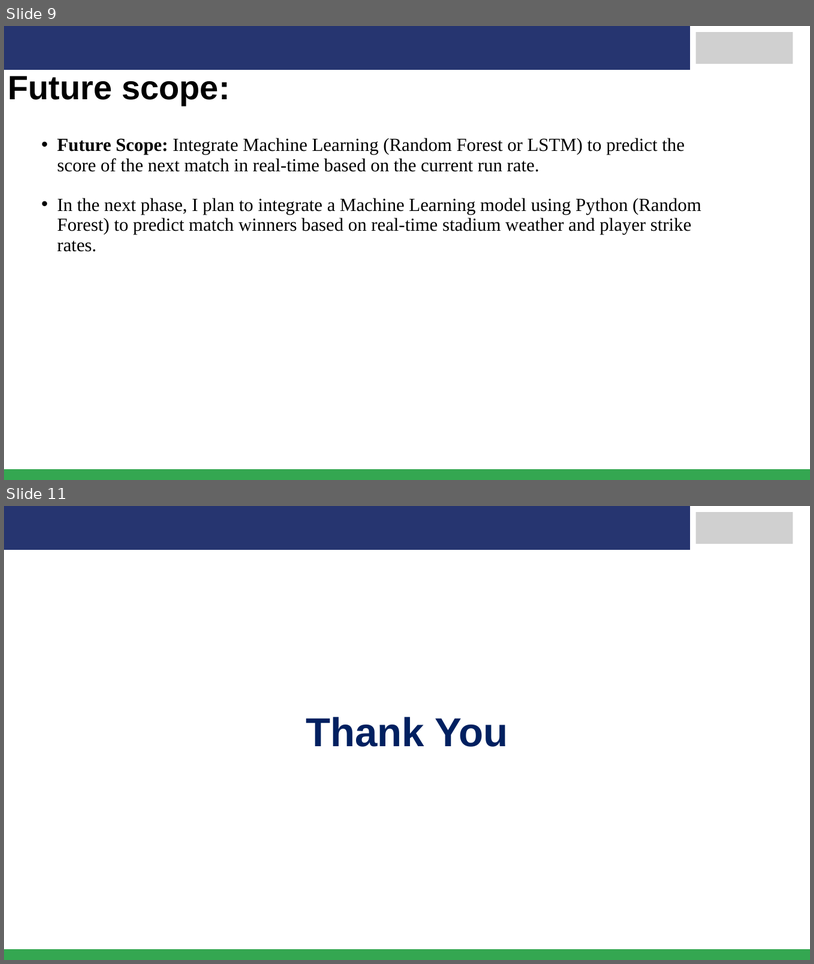
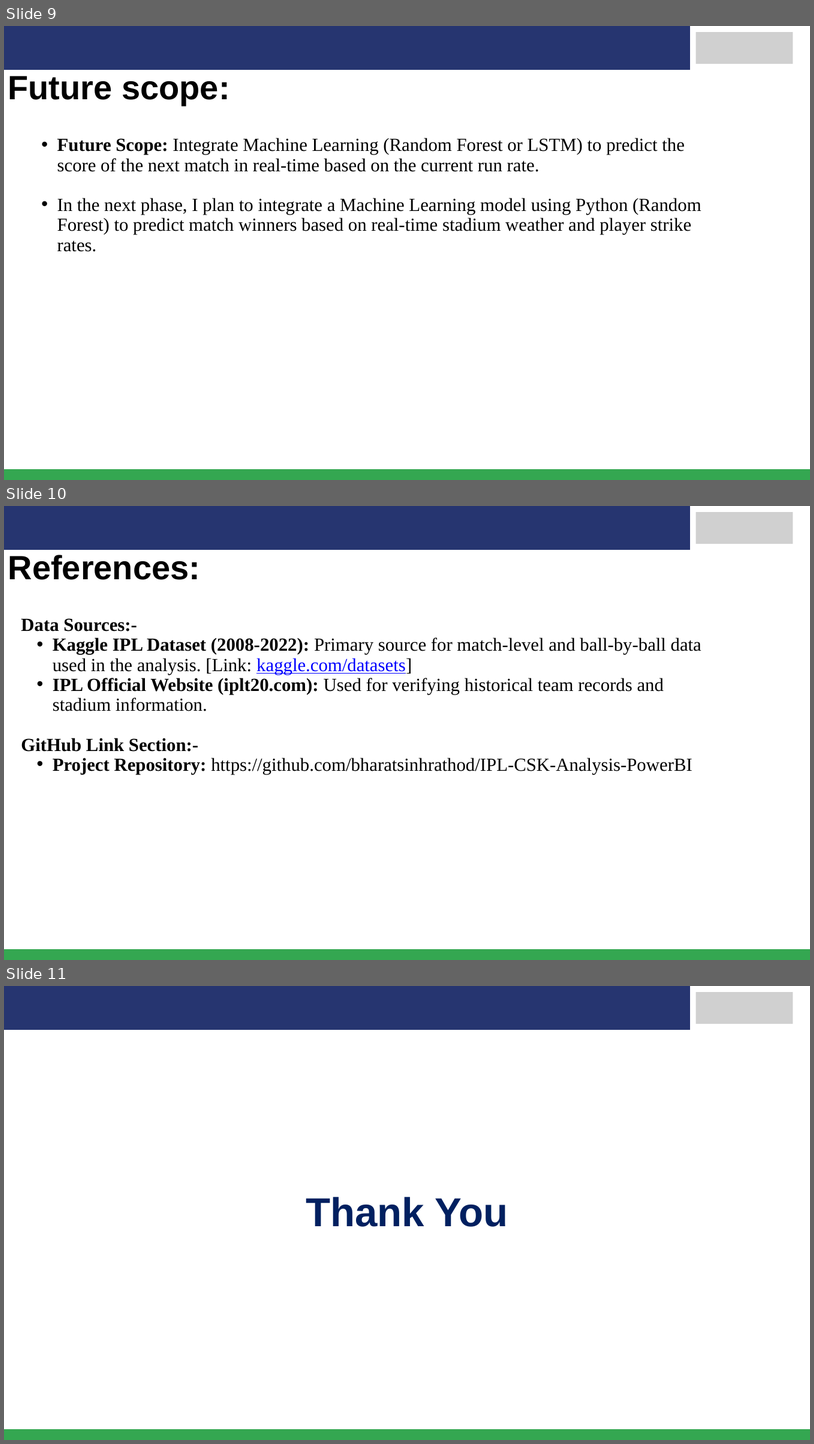
Before and after one commit to bharatsinhrathod/IPL-CSK-Analysis-PowerBI, a slide deck: IPL-CSK-Analysis-PowerBI.pptx. Shown one above the other, each under a label of ours: slides 9 and 11 before the commit, slides 9, 10 and 11 after it; the slides between them are not shown. The pictures are 814x964 and 814x1444 pixels, drawn with LibreOffice and Linux fonts; fonts in the diff are those of the drawing; grey boxes stand for pictures. Boxes give left, top, right and bottom in pixels: in the first picture for what was removed or moved away, otherwise in the second. Text is boxed around its words. In the diff, an @@ line names an element or a change of style, - is before the commit and + after.

```diff
--- a/IPL-CSK-Analysis-PowerBI.pptx
+++ b/IPL-CSK-Analysis-PowerBI.pptx
@@ slide 10 added at (4,506,810,960), background #FFFFFF @@
@@ freeform shape added at (4,506,690,550), fill #263570 @@
@@ picture added at (696,512,794,543) @@
@@ text added at (8,555,201,580), 60 pt, text #000000, bold @@
+References:
@@ text added at (21,618,702,774), 33 pt, text #000000 @@
+Data Sources:-
+  • Kaggle IPL Dataset (2008-2022): Primary source for match-level and ball-by-ball data used in the analysis. [Link: kaggle.com/datasets]
+  • IPL Official Website (iplt20.com): Used for verifying historical team records and stadium information.
+GitHub Link Section:-
+  • Project Repository: https://github.com/bharatsinhrathod/IPL-CSK-Analysis-PowerBI
@@ freeform shape added at (4,949,810,960), fill #34A751 @@
```
Also in this commit, not shown: 1 slide removed.
